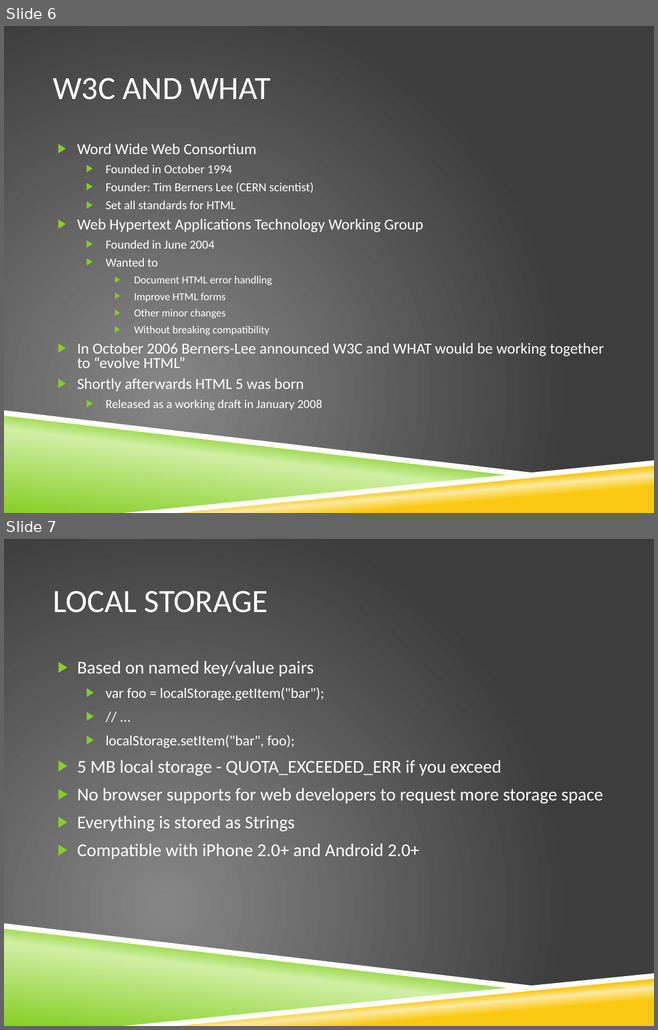
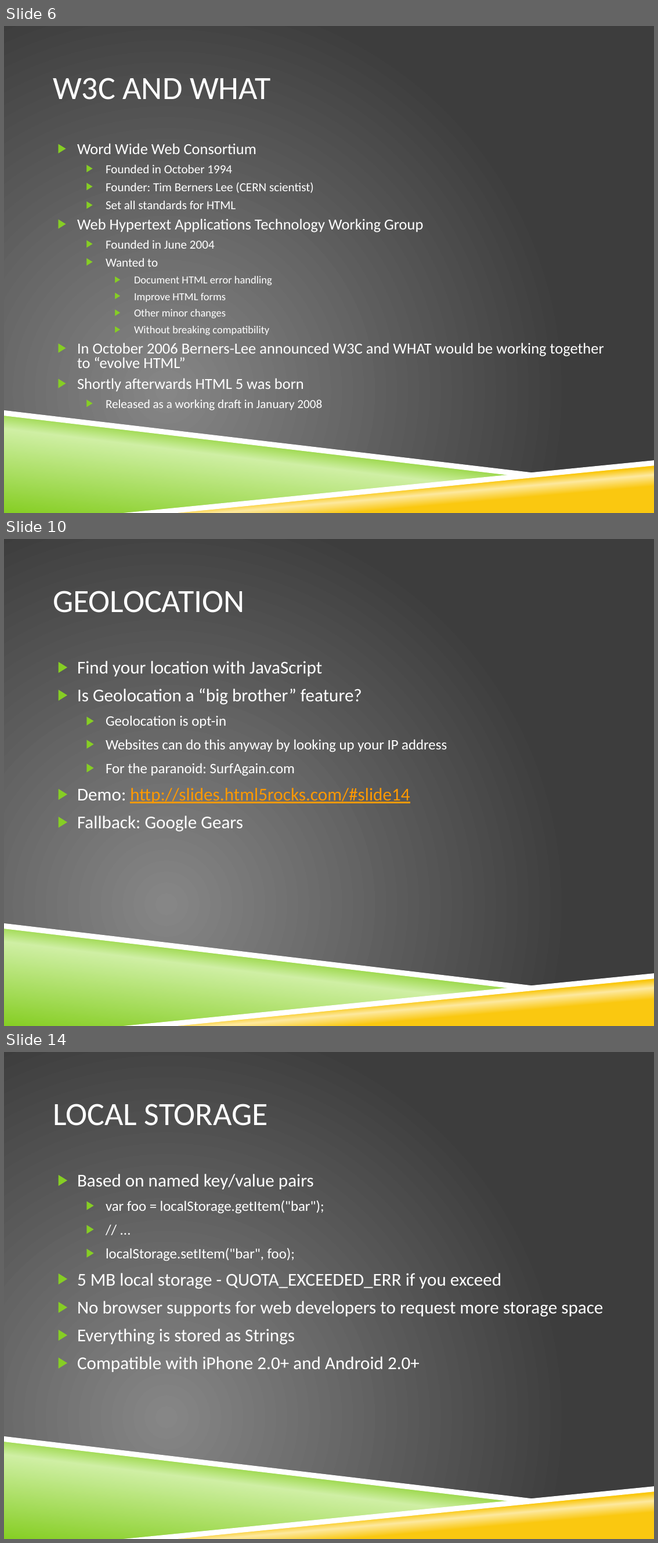
Before and after one commit to richardallred/523RPG, a slide deck: HTML 5.pptx. Shown one above the other, each under a label of ours: slides 6 and 7 before the commit, slides 6, 10 and 14 after it; the slides between them are not shown. The pictures are 658x1030 and 658x1543 pixels, drawn with LibreOffice and Linux fonts; fonts in the diff are those of the drawing; background and template pictures are left out. Boxes give left, top, right and bottom in pixels: in the first picture for what was removed or moved away, otherwise in the second. Text is boxed around its words. In the diff, an @@ line names an element or a change of style, - is before the commit and + after.

```diff
--- a/HTML 5.pptx
+++ b/HTML 5.pptx
@@ slide 10 added at (4, 539, 654, 1026), background picture (left out); not listed: 4 template elements that a slide beside it also shows @@
@@ title added at (53, 591, 245, 613), 36 pt, text #FFFFFF @@
+GEOLOCATION
@@ text added at (77, 661, 447, 832), 20 pt, text #FFFFFF @@
+▶ Find your location with JavaScript
+▶ Is Geolocation a “big brother” feature?
+  ▶ Geolocation is opt-in
+  ▶ Websites can do this anyway by looking up your IP address
+  ▶ For the paranoid: SurfAgain.com
+  ▶ Demo: http://slides.html5rocks.com/#slide14
+▶ Fallback: Google Gears
@@ what was slide 7 is now slide 14 @@
```
Also in this commit, not shown: 6 other slides added.
